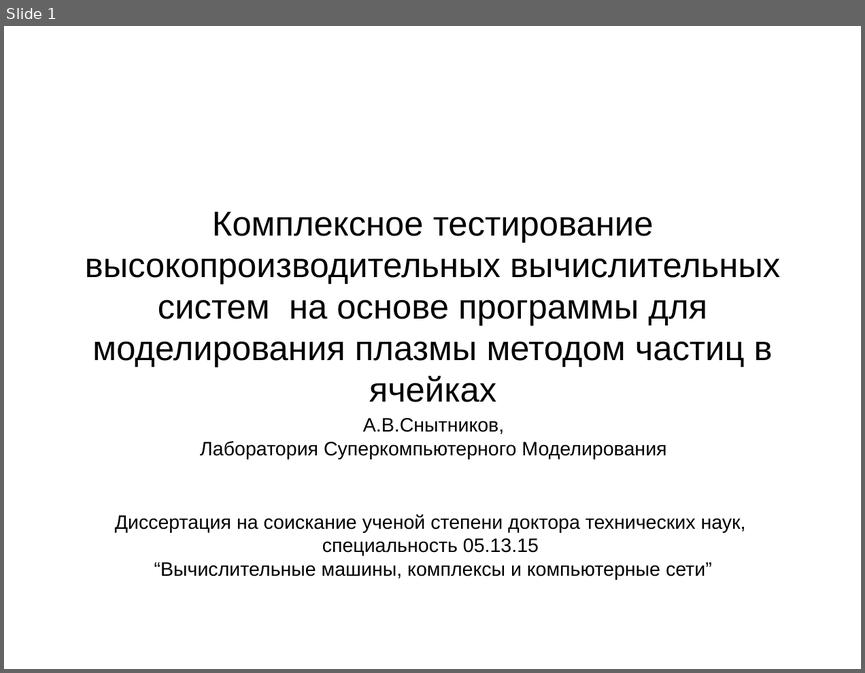
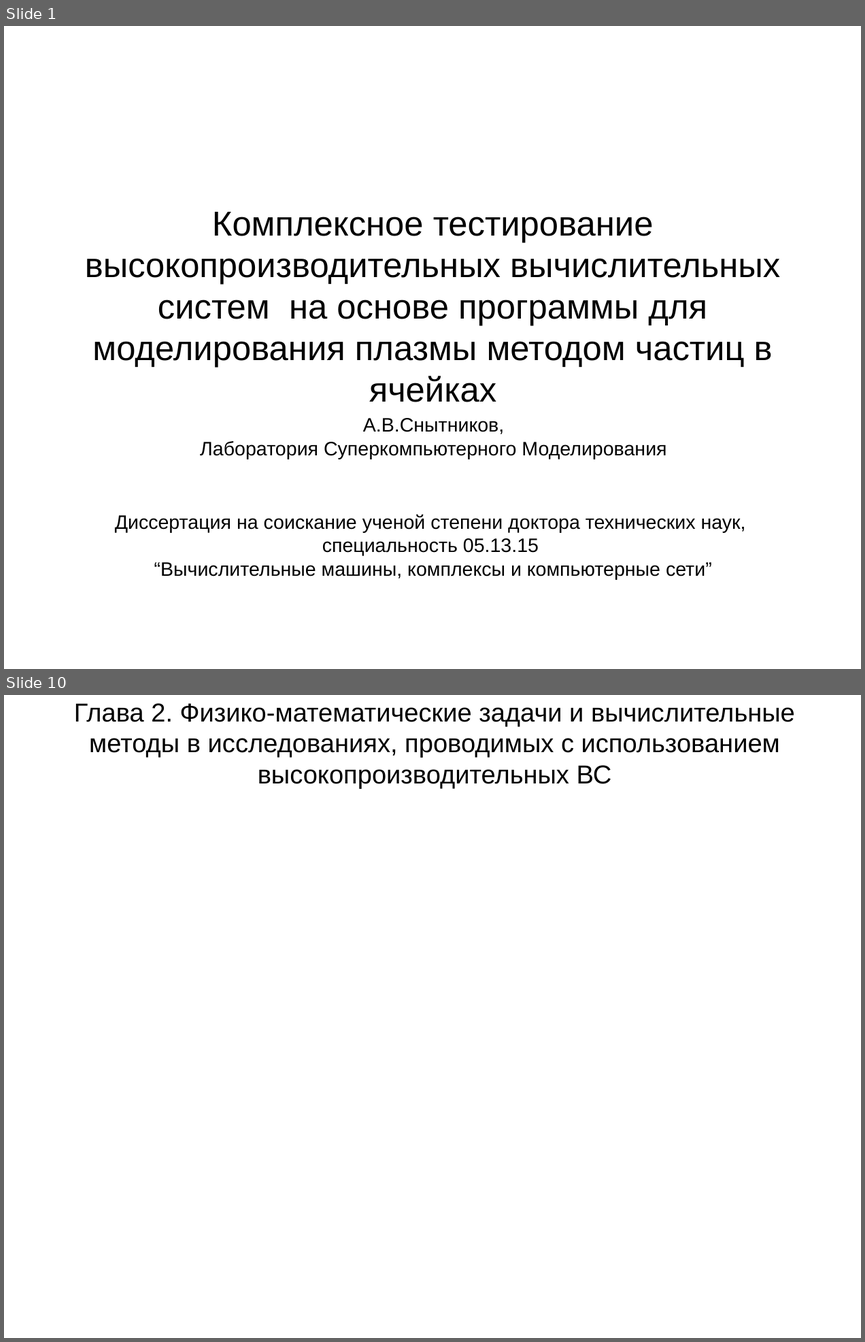
Before and after one commit to snytav/Russian-Phd-LaTeX-Dissertation-Template, a slide deck: Presentation/seminar_PIC_compplex_test_SnytnikovAV_4oct2018.odp. Shown one above the other, each under a label of ours: slide 1 before the commit, slides 1 and 10 after it; the slides between them are not shown. The pictures are 865x673 and 865x1342 pixels, drawn with LibreOffice and Linux fonts; fonts in the diff are those of the drawing. Boxes give left, top, right and bottom in pixels: in the first picture for what was removed or moved away, otherwise in the second. Text is boxed around its words. In the diff, an @@ line names an element or a change of style, - is before the commit and + after.

```diff
--- a/Presentation/seminar_PIC_compplex_test_SnytnikovAV_4oct2018.odp
+++ b/Presentation/seminar_PIC_compplex_test_SnytnikovAV_4oct2018.odp
@@ slide 10 added at [4, 695, 861, 1338], background #FFFFFF @@
@@ title added at [74, 703, 795, 789], 24 pt, text #000000 @@
+Глава 2. Физико-математические задачи и вычислительные методы в исследованиях, проводимых с использованием высокопроизводительных ВС
```
Also in this commit, not shown: 8 other slides added, 2 other files.
